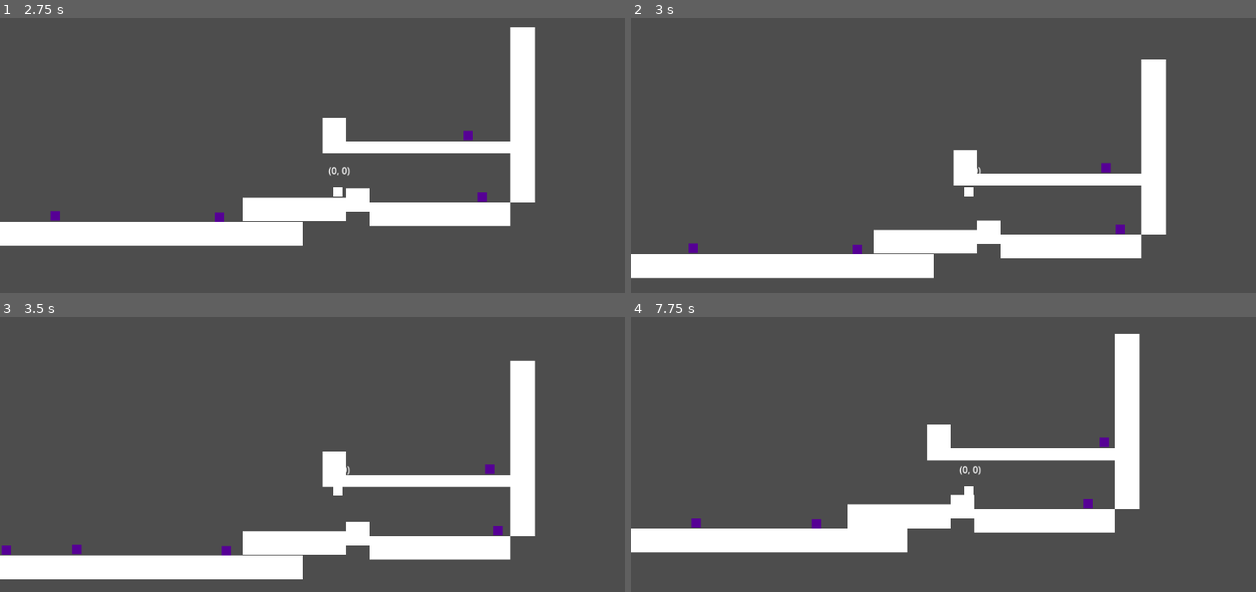
Above: before the commit, frames 1-4 (two rows, left to right).
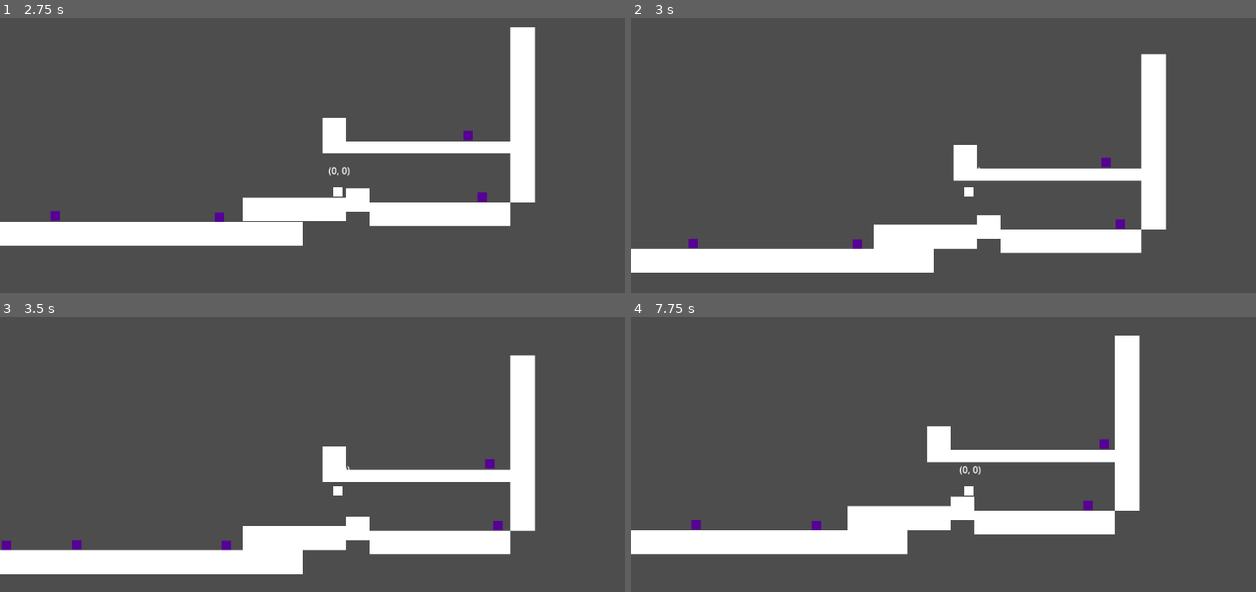
Above: after the commit, the same moments.

Repository: Schweem/AltPlatformMovement
Game: Godot game, scene res://mainScene.tscn
The game is run twice, just before and just after one commit, with the same random seed, the same clock (stepped at 60 frames per second) and the same inputs.
Inputs:
- Up to frame 1 (2.75 s): hold Right (ui_right) 0.53-1.28 s; hold Down (ui_down) 1.28-2.03 s; hold Right (ui_right) from 2.03 s (still down)
- Up to frame 2 (3 s): release Right (ui_right) at 2.78 s; hold Up (ui_up) from 2.78 s (still down)
- Up to frame 3 (3.5 s): keep holding Up (ui_up)
- Up to frame 4 (7.75 s): release Up (ui_up) at 3.53 s; hold Left (ui_left) 3.53-5.03 s; hold Down (ui_down) 5.03-5.78 s; hold Right (ui_right) 5.78-6.53 s; hold Up (ui_up) 6.53-7.28 s; hold Right (ui_right) from 7.28 s (still down)

Frame 1 is identical in both runs. In frame 2, 4.9% of the frame differs, in the area x 0-86%, y 12-95%; in frame 3, 4.9%; in frame 4, 1.8%.

Commit message:
switched to raycast based floor collisions

Diff:
--- a/floatTesting/mainPlayer.tscn
+++ b/floatTesting/mainPlayer.tscn
@@ -1,17 +1,16 @@
-[gd_scene load_steps=4 format=3 uid="uid://gynfq7upfxek"]
+[gd_scene load_steps=3 format=3 uid="uid://gynfq7upfxek"]
 
 [ext_resource type="Script" path="res://playerController.gd" id="1_c4xo6"]
 
 [sub_resource type="RectangleShape2D" id="RectangleShape2D_p2gw7"]
 size = Vector2(16, 16)
 
-[sub_resource type="RectangleShape2D" id="RectangleShape2D_jt5wf"]
-size = Vector2(16, 2)
-
 [node name="playerAnchor" type="Node2D"]
 
 [node name="CharacterBody2D" type="CharacterBody2D" parent="."]
 script = ExtResource("1_c4xo6")
+
+[node name="Camera2D" type="Camera2D" parent="CharacterBody2D"]
 
 [node name="playerBody" type="ColorRect" parent="CharacterBody2D"]
 anchors_preset = 8
@@ -29,18 +28,9 @@
 [node name="CollisionShape2D" type="CollisionShape2D" parent="CharacterBody2D"]
 shape = SubResource("RectangleShape2D_p2gw7")
 
-[node name="Area2D" type="Area2D" parent="CharacterBody2D"]
-position = Vector2(0, 8)
-
-[node name="floor" type="CollisionShape2D" parent="CharacterBody2D/Area2D"]
-position = Vector2(0, 1)
-shape = SubResource("RectangleShape2D_jt5wf")
-
 [node name="wallCast" type="RayCast2D" parent="CharacterBody2D"]
 target_position = Vector2(16, 0)
 collide_with_areas = true
-
-[node name="Camera2D" type="Camera2D" parent="CharacterBody2D"]
 
 [node name="topColliders" type="Node2D" parent="CharacterBody2D"]
 
@@ -56,12 +46,40 @@
 collide_with_areas = true
 collide_with_bodies = false
 
+[node name="botColliders" type="Node2D" parent="CharacterBody2D"]
+
+[node name="floorCheck" type="RayCast2D" parent="CharacterBody2D/botColliders"]
+position = Vector2(-8, 0)
+target_position = Vector2(1, 14)
+collide_with_areas = true
+collide_with_bodies = false
+
+[node name="floorCheck2" type="RayCast2D" parent="CharacterBody2D/botColliders"]
+position = Vector2(8, 0)
+target_position = Vector2(0, 14)
+collide_with_areas = true
+collide_with_bodies = false
+
+[node name="floorCheck3" type="RayCast2D" parent="CharacterBody2D/botColliders"]
+position = Vector2(-4, 0)
+target_position = Vector2(0, 14)
+collide_with_areas = true
+collide_with_bodies = false
+
+[node name="floorCheck4" type="RayCast2D" parent="CharacterBody2D/botColliders"]
+position = Vector2(4, 0)
+target_position = Vector2(0, 14)
+collide_with_areas = true
+collide_with_bodies = false
+
+[node name="floorCheck5" type="RayCast2D" parent="CharacterBody2D/botColliders"]
+target_position = Vector2(0, 14)
+collide_with_areas = true
+collide_with_bodies = false
+
 [node name="RichTextLabel" type="RichTextLabel" parent="CharacterBody2D"]
 offset_left = -16.0
 offset_top = -48.0
 offset_right = 24.0
 offset_bottom = -8.0
 scale = Vector2(0.991453, 1)
-
-[connection signal="area_entered" from="CharacterBody2D/Area2D" to="CharacterBody2D" method="groundCollision"]
-[connection signal="area_exited" from="CharacterBody2D/Area2D" to="CharacterBody2D" method="cancelCollision"]
--- a/floatTesting/movingObject.gd
+++ b/floatTesting/movingObject.gd
@@ -35,7 +35,6 @@
 	else:
 		pass
 
-
 # func -- move
 # args -- delta from physics proccess
 #
--- a/floatTesting/playerController.gd
+++ b/floatTesting/playerController.gd
@@ -5,6 +5,10 @@
 @onready var floorMark : CollisionShape2D = $Area2D/floor
 @onready var wallMark : RayCast2D = $wallCast
 @onready var topCol : Node2D = $topColliders
+@onready var botCol : Node2D = $botColliders
+
+# TODO -- make this an array like the one looking up
+@onready var bottomCol : RayCast2D = $floorCheck
 
 #DEBUG
 @onready var coordText : RichTextLabel = $RichTextLabel
@@ -12,6 +16,7 @@
 #basic traversal vars, for walking and grounding
 var dir : int = 0
 var grounded : bool = false
+var theGround : float = 0
 var jumpReady : bool  = false
 
 #constants
@@ -22,6 +27,8 @@
 
 #for upward collisions, jumpheight target, coyote time for crispy
 var topColArray : Array = []
+var botColArray : Array = []
+
 var jumpTarget : float = JUMPHEIGHT
 var coyoteTime : float = 0.1
 @onready var baseCoyoteTime : float = coyoteTime
@@ -31,6 +38,7 @@
 	assert(worldSpace) #ensure link to worldspace
 	assert(wallMark) #ensure link to wall check
 	assert(topCol)
+	assert(botCol)
 
 	if topCol:
 		initializeColArray()
@@ -50,6 +58,7 @@
 func _physics_process(delta):
 	move(delta) # movement handler
 	checkUpCol() # check for collisions above
+	checkDownCol() #check for the floor
 	handleGravity(delta) # gravity handler
 
 # func -- handleGravity
@@ -99,10 +108,19 @@
 
 # func -- initializeColArray
 # args -- none
+# TODO -- SETUP THE DOWN-FACING ARRAY IN HERE TOO
 #
 # Looks through all children of root node for upward raycasts.
 # Adds all to raycast array, enables, and sets target position
 func initializeColArray():
+	# bottom colliders
+	for i in range(botCol.get_child_count()):
+		var currentBotRay : RayCast2D = botCol.get_child(i) # init bottom array too
+		botColArray.append(currentBotRay) # add bottom ray to array
+		currentBotRay.enabled = true # and the bottom one
+		currentBotRay.target_position.y = position.y + 14
+
+	# top colliders
 	for i in range(topCol.get_child_count()): # go through the raycasts that look up at the night sky
 		var currentRay : RayCast2D = topCol.get_child(i) # easy name for current one this is dumb and inefficient
 		topColArray.append(currentRay) # add it to the array of raycasts
@@ -118,13 +136,27 @@
 	for i in range(topColArray.size()):
 		var checkRay : RayCast2D = topColArray[i]
 		if checkRay.is_colliding() and checkRay.get_collider().is_in_group("walls"): # check for raycast collision
-			var distance = position.y - checkRay.get_collision_point().y # get the distance
-			if distance <= JUMPHEIGHT * JUMPSPEED: # if the distance is the same as or less than jumpheight
-				jumpTarget = distance - 16 # jump to distance with - 4 as a buffer
+			var distance = floor(position.y - checkRay.get_collision_point().y) # get the distance
+			if distance <= floor(JUMPHEIGHT * JUMPSPEED): # if the distance is the same as or less than jumpheight
+				jumpTarget = distance - 16 # jump to distance with - 16 as a buffer
 			else: #in either of these other cases use standard jump height
-				jumpTarget = JUMPHEIGHT * JUMPSPEED
+				jumpTarget = floor(JUMPHEIGHT * JUMPSPEED)
 		else:
 			pass
+
+func checkDownCol():
+	for i in range(botColArray.size()):
+		var botCheckRay : RayCast2D = botColArray[i]
+		if botCheckRay.is_colliding() and botCheckRay.get_collider().is_in_group("walls"):
+			var distance = floor(position.y - botCheckRay.get_collision_point().y)
+			if distance < 0:
+				grounded = true
+				lerp(worldSpace.position.y, worldSpace.position.y + distance, 0.1)
+				distance = floor(position.y - botCheckRay.get_collision_point().y)
+				print(distance)
+		else:
+			grounded = false
+
 
 # func -- groundCollision
 # args -- area (target area 2d)
